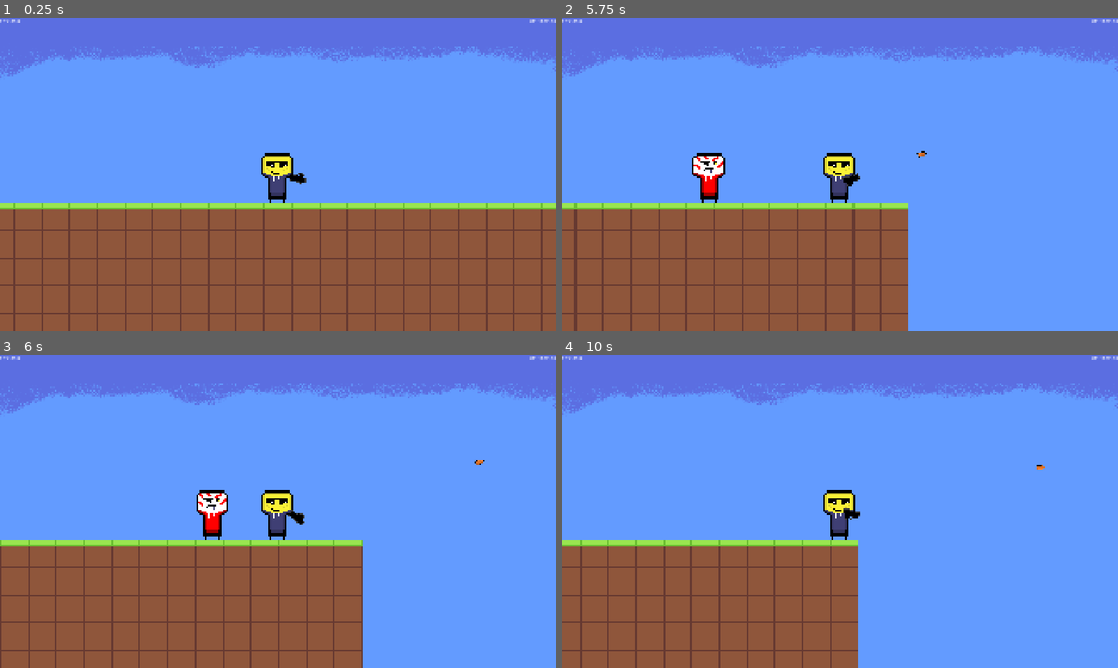
Above: before the commit, frames 1-4 (two rows, left to right).
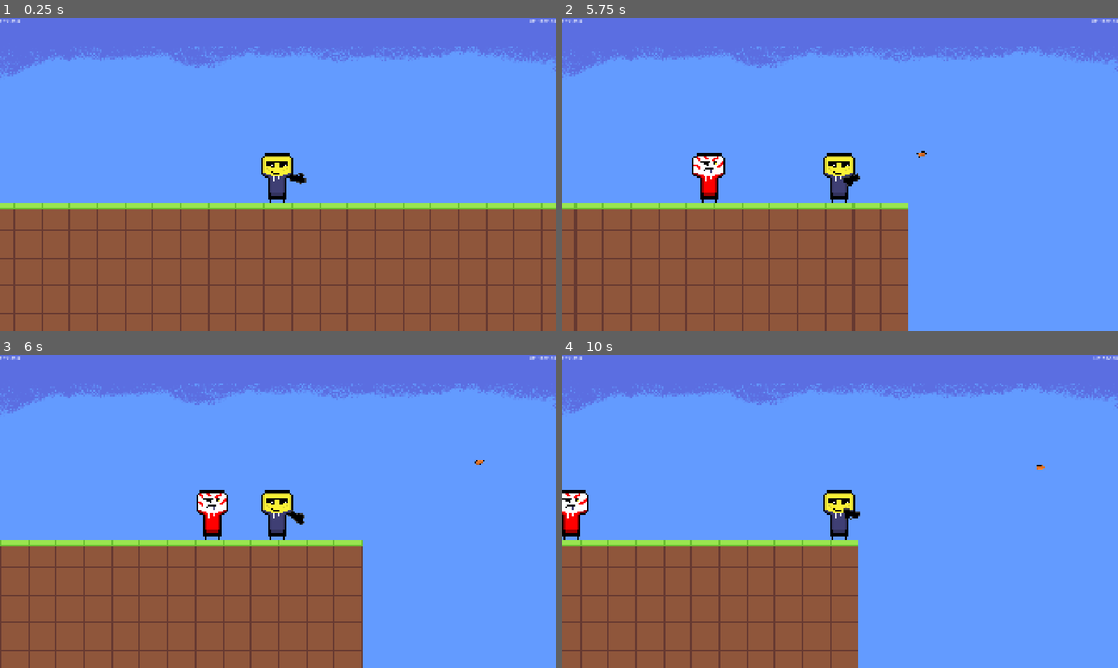
Above: after the commit, the same moments.

Repository: benjitran2009/rapidPlatformer
Game: Godot game, scene res://blank.tscn
Same seed, same stepped clock (60 frames per second), same inputs: the game is played once before the commit and once after it.
Inputs (mouse positions are in pixels of both pictures, inside the frame that each line leads up to):
- Up to frame 1 (0.25 s): no input
- Up to frame 2 (5.75 s): tap Enter at 0.5 s; move the mouse to (962, 158) at 0.52 s; press the mouse at (962, 158) at 0.53 s; hold D (right) 0.53-2.03 s; tap Space (jump) at 0.77, 1.52, 3.02, 3.77, 4.52 s; move the mouse to (728, 190) at 1.27 s; release the mouse at (728, 190) at 1.28 s; click (728, 190) at 1.35 s; move the mouse to (895, 105) at 2.02 s; press the mouse at (895, 105) at 2.03 s; hold A (left) 2.03-2.78 s; move the mouse to (812, 237) at 2.77 s; release the mouse at (812, 237) at 2.78 s; hold D (right) 2.78-4.28 s; click (812, 237) at 2.85 s; move the mouse to (1006, 221) at 3.52 s; press the mouse at (1006, 221) at 3.53 s; move the mouse to (673, 127) at 4.27 s; release the mouse at (673, 127) at 4.28 s; hold A (left) 4.28-5.03 s; click (673, 127) at 4.35 s; move the mouse to (867, 174) at 5.02 s; press the mouse at (867, 174) at 5.03 s; hold D (right) from 5.03 s (still down)
- Up to frame 3 (6 s): move the mouse to (194, 433) at 5.77 s; release D (right) at 5.78 s; release the mouse at (194, 433) at 5.78 s; hold A (left) from 5.78 s (still down); click (194, 433) at 5.85 s
- Up to frame 4 (10 s): tap Space (jump) at 6.02, 6.77, 7.52, 9.02, 9.77 s; move the mouse to (962, 495) at 6.52 s; press the mouse at (962, 495) at 6.53 s; move the mouse to (728, 527) at 7.27 s; release A (left) at 7.28 s; release the mouse at (728, 527) at 7.28 s; hold D (right) 7.28-9.53 s; click (728, 527) at 7.35 s; move the mouse to (895, 442) at 8.02 s; press the mouse at (895, 442) at 8.03 s; move the mouse to (812, 574) at 8.77 s; release the mouse at (812, 574) at 8.78 s; click (812, 574) at 8.85 s; move the mouse to (1006, 558) at 9.52 s; press the mouse at (1006, 558) at 9.53 s; hold A (left) from 9.53 s (still down)

Frames 1-3 are identical in both runs. In frame 4, 0.6% of the frame differs, in the area x 0-100%, y 0-60%.

Commit message:
kbgerjnjknjknrkjnwef

Diff:
--- a/main.tscn
+++ b/main.tscn
@@ -136,5 +136,7 @@
 [node name="Shooting" type="Timer" parent="." unique_id=343595614]
 wait_time = 0.5
 
+[node name="Death" type="AcceptDialog" parent="." unique_id=512771049]
+
 [connection signal="timeout" from="Enemy" to="." method="_on_enemy_timeout"]
 [connection signal="timeout" from="Shooting" to="Player" method="_on_shooting_timeout"]
--- a/scripts/Main.gd
+++ b/scripts/Main.gd
@@ -3,7 +3,10 @@
 @export var EnemyTimer: Timer
 @export var Enemy: PackedScene
 @export var Cd: float = 5;
+var spawns = 0;
 @onready var PlayerSprite = $Player;
+@onready var DeathDialog = $Death
+#@onready var PlayerHP = $Player.health;
 
 # Called when the node enters the scene tree for the first time.
 
@@ -40,5 +43,6 @@
 
 func _on_enemy_timeout() -> void:
 	spawnEnemy()
-	EnemyTimer.start(Cd)
+	spawns+=1;
+	EnemyTimer.start(Cd-(0.1*spawns))
 	pass # Replace with function body.
--- a/scripts/enemy.gd
+++ b/scripts/enemy.gd
@@ -5,14 +5,28 @@
 
 const SPEED = 300.0
 const JUMP_VELOCITY = -400.0
+var deathDialog: AcceptDialog = Main.DeathDialog;
 
 func _ready() -> void:
 	pass
 
 
+func _physics_process(delta: float) -> void:
+	for i in get_slide_collision_count():
+		var collision = get_slide_collision(i)
+		if collision.get_collider():
+			if collision.get_collider().is_in_group("Player"):
+				collision.get_collider().health-=1
+				if (collision.get_collider().health<=0):
+					get_tree().quit()
+					#Main.PlayerSprite.queue_free()
+					#deathDialog.visible = true
+					#eval("1/0");
 
 func _process(delta: float) -> void:
 	# Add the gravity.
+	#if Vector2(position).distance_to(Main.PlayerSprite.position) <= 16:
+	#	Main.PlayerHP-=5;
 	if not is_on_floor():
 		velocity += get_gravity() * delta
 	velocity.x = move_toward(self.position.x, Main.PlayerSprite.position.x, 300) # this is INTENDED!
